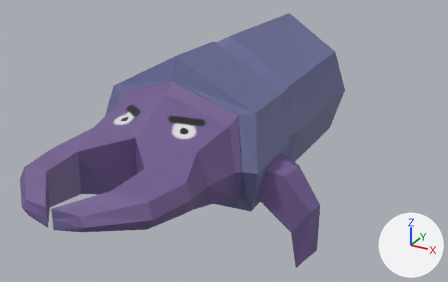
The Blender file assets/beetle_corpse/beetle_corpse.blend: old version first, new version second.
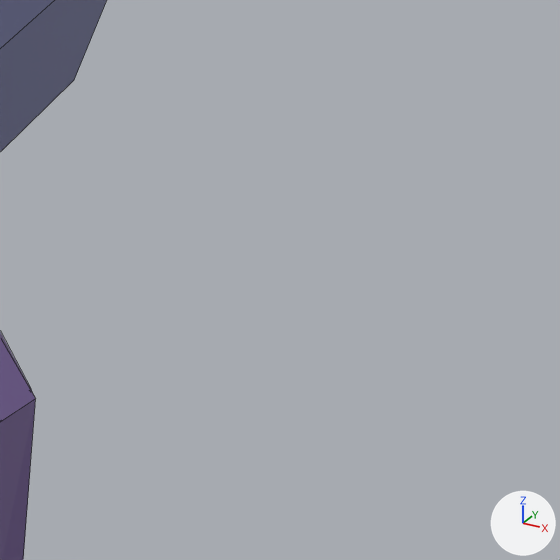
Each version appears first whole from a 50 mm lens placed at (0.931, -1.774, 0.912), pointed at (0.066, -0.2, 0.125), and next in a close-up on the part from 70% to 100% of the width and 38% to 87% of the height. Every picture has the same lights, and +X, +Y and +Z are marked at lower right. The close-ups show mesh edges as thin lines.

The older version as bpy lines, for what is in view:
```python
me_cylinder_004 = bpy.data.meshes.new('Cylinder.004')
me_cylinder_004.from_pydata(...)  # 25 vertices, 21 faces; spans x -0.26..0.26, y -0.104..0.554, z 0.0..0.419
me_cylinder_004.materials.append(mat_body)  # picture img_untitled
me_cylinder_005 = bpy.data.meshes.new('Cylinder.005')
me_cylinder_005.from_pydata(...)  # 25 vertices, 22 faces; spans x 0.178..0.419, y -0.352..-0.175, z -0.198..0.155
me_cylinder_005.materials.append(mat_body)  # picture img_untitled
ob_beetlecorpselegleft = bpy.data.objects.new('BeetleCorpseLegLeft', me_cylinder_005)
ob_beetlecorpselegleft.location = (0.0, 0.0, 0.0)
ob_beetlecorpselowerbody = bpy.data.objects.new('BeetleCorpseLowerBody', me_cylinder_004)
ob_beetlecorpselowerbody.location = (0.0, 0.0, 0.0)
```
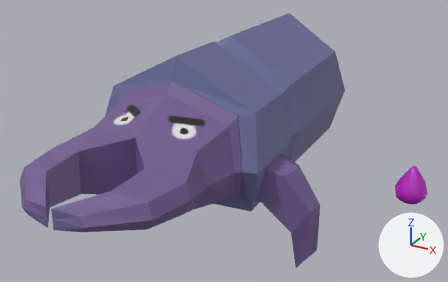
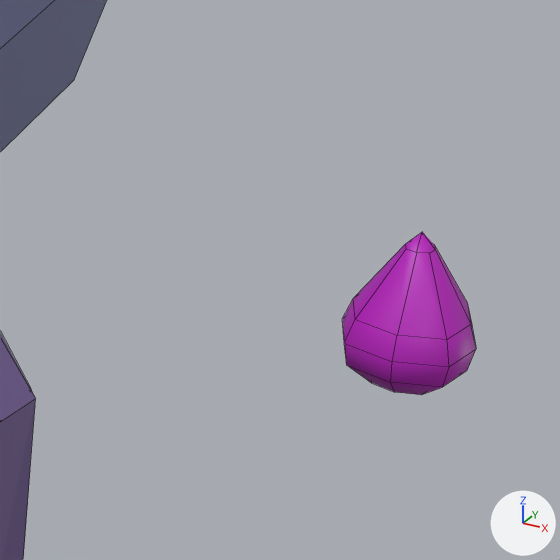
Where the change shows, as pixel boxes (x1, y1, x2, y2) in the close-ups (560 x 560 px):
'SplatterDrop', added (pink)
    after: (342, 232, 476, 395)

The change, as a list of edits to the scene's bpy script:
```text
Add mat_splatter:
    mat_splatter = principled_material('Splatter')
    mat_splatter.base_color = (0.497, 0.0144, 0.527)  # pink #bb20c0
Add me_cube:
    me_cube.from_pydata(...)  # 42 vertices, 40 faces; spans x -0.05..0.05, y -0.05..0.05, z -0.0386..0.0853
    me_cube.polygons.foreach_set('use_smooth', [True] * 40)
    me_cube.materials.append(mat_splatter)  # pink #bb20c0
Add ob_splatterdrop:
    ob_splatterdrop = bpy.data.objects.new('SplatterDrop', me_cube)
    ob_splatterdrop.location = (0.6175, 0.0, 0.0)
```
